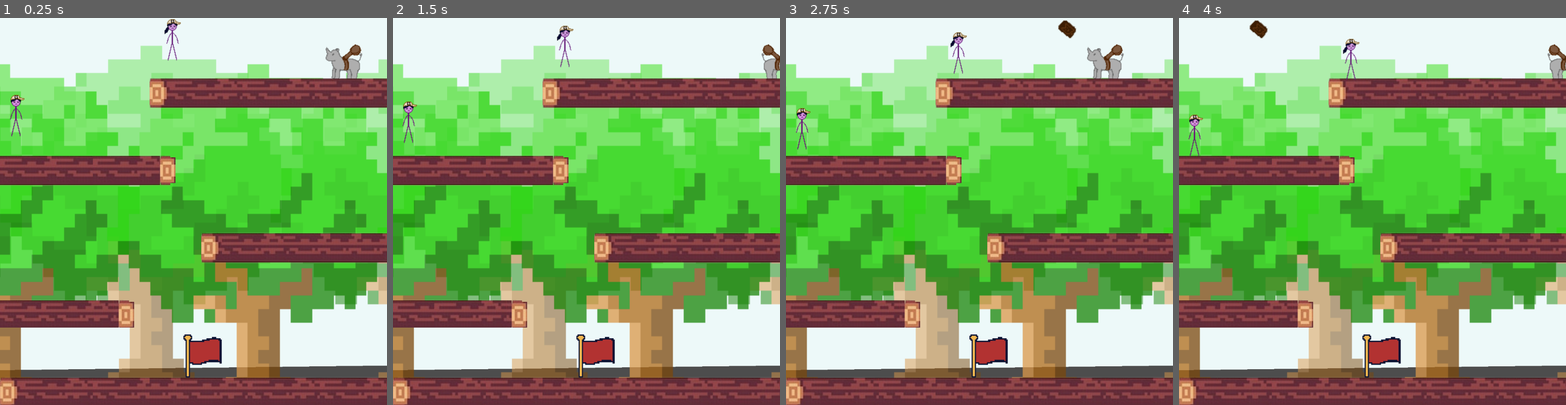
Above: before the commit, frames 1-4 (left to right).
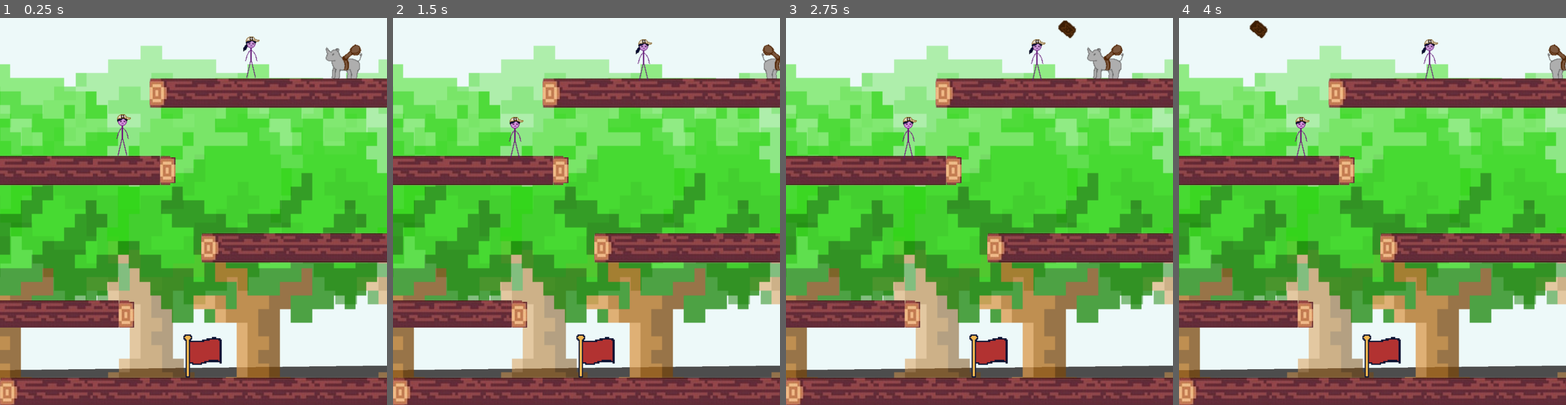
Above: after the commit, the same moments.

Repository: fiona-cai/HTV2023
Game: Godot game, scene res://levels/level_01.tscn
The game is run twice, just before and just after one commit, with the same random seed, the same clock (stepped at 60 frames per second) and the same inputs. This scene is started directly instead of the project's main scene.
Inputs:
- Up to frame 1 (0.25 s): no input
- Up to frame 2 (1.5 s): hold Right (move_right) from 0.53 s (still down); tap B (shoot_button) at 0.6, 1.35 s; tap Up (move_up) at 0.77 s
- Up to frame 3 (2.75 s): tap Up (move_up) at 1.52 s; release Right (move_right) at 2.03 s; hold Left (move_left) from 2.03 s (still down); tap B (shoot_button) at 2.1 s
- Up to frame 4 (4 s): release Left (move_left) at 2.78 s; hold Right (move_right) from 2.78 s (still down); tap B (shoot_button) at 2.85, 3.6 s; tap Up (move_up) at 3.02, 3.77 s

The runs differ from the first frame. In frame 1, 0.6% of the frame differs, in the area x 2-68%, y 0-36%; in frame 2, 0.6%; in frame 3, 0.6%; in frame 4, 0.6%, in the area x 2-67%, y 5-37%.

Commit message:
i love impersonating fiona

Diff:
--- a/levels/level_01.tscn
+++ b/levels/level_01.tscn
@@ -550,11 +550,11 @@
 texture = ExtResource("4_el3bb")
 
 [node name="RigidBody2D2" parent="." instance=ExtResource("6_2p4j6")]
-position = Vector2(48, 299)
-scale = Vector2(2, 2)
+position = Vector2(378, 359)
 
 [node name="RigidBody2D" parent="." instance=ExtResource("4_k3mxx")]
-position = Vector2(533, 64)
+position = Vector2(777, 118)
+scale = Vector2(1, 1)
 
 [node name="Polygon2D" type="Polygon2D" parent="."]
 z_index = -2
--- a/levels/level_02.tscn
+++ b/levels/level_02.tscn
@@ -4,7 +4,7 @@
 [ext_resource type="PackedScene" uid="uid://chya1fwbo6x8v" path="res://player/player.tscn" id="2_2es55"]
 [ext_resource type="Texture2D" uid="uid://ccfvdbi5ai677" path="res://art/tiles/Vector 1.png" id="3_qp1bk"]
 [ext_resource type="Texture2D" uid="uid://b0ly0jqge1ab5" path="res://art/tiles/Group 1.png" id="4_vkkql"]
-[ext_resource type="PackedScene" uid="uid://cj6bbi7m62m1d" path="res://misc/red_flag_2.tscn" id="5_2kvyk"]
+[ext_resource type="PackedScene" uid="uid://cj6bbi7m62m1d" path="res://red_flags/red_flag_2.tscn" id="5_2kvyk"]
 
 [sub_resource type="TileSetAtlasSource" id="TileSetAtlasSource_ybcai"]
 texture = ExtResource("1_1p1ap")
